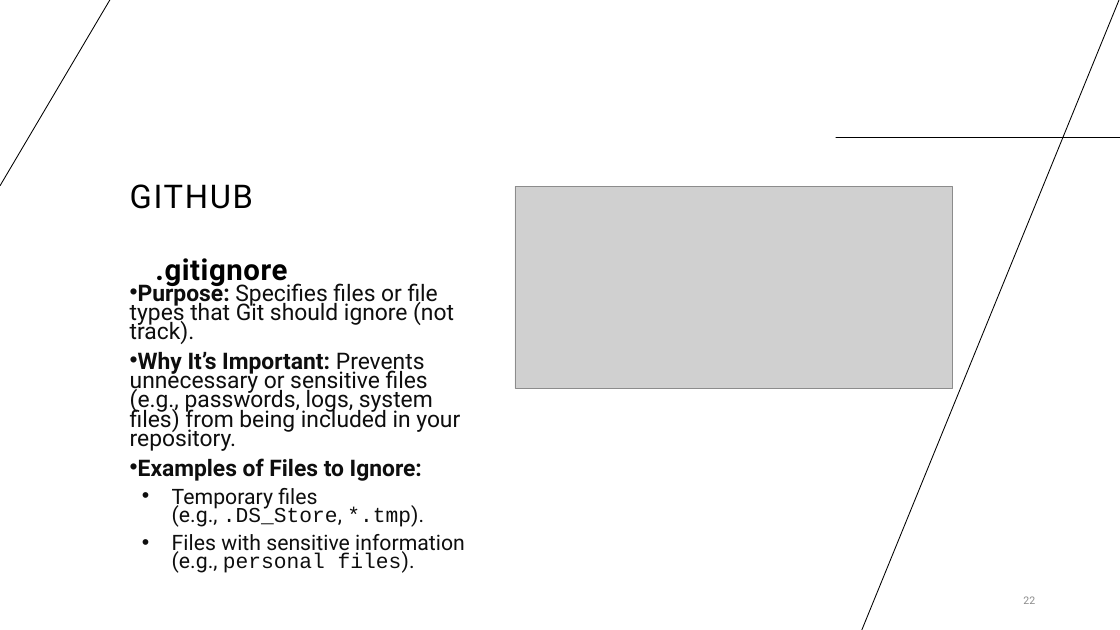
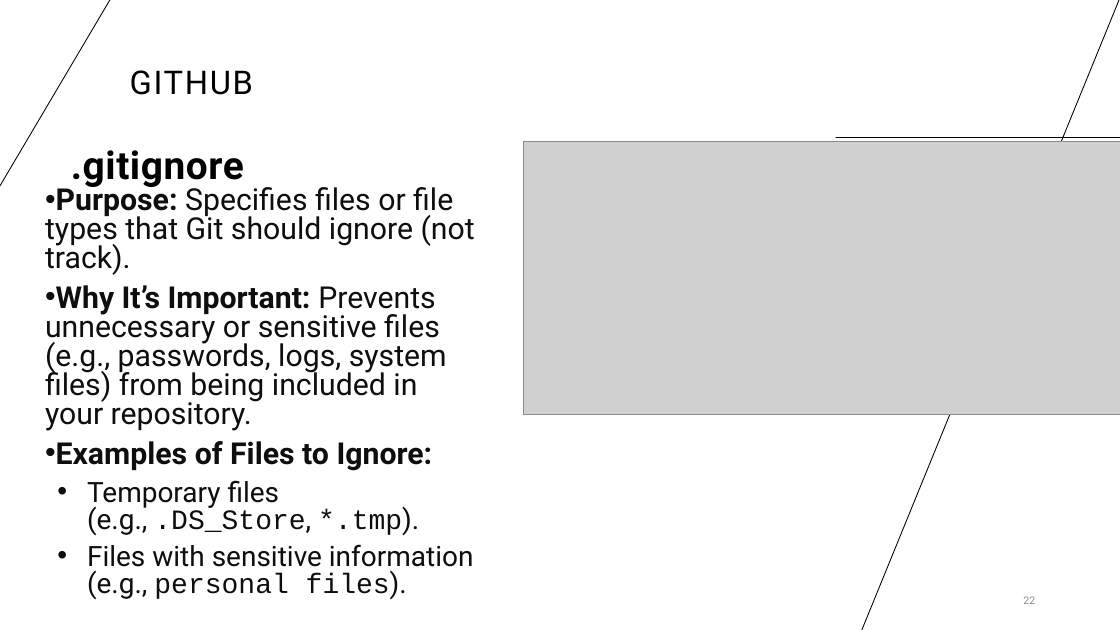
Before and after one commit to cassandra-hui/GitHub-Workshop, a slide deck: slide 22 of Day_1.pptx. Drawn at 1120x630 pixels with LibreOffice and Linux fonts; fonts in the diff are those of the drawing; grey boxes stand for pictures. Boxes give left, top, right and bottom in pixels: in the first picture for what was removed or moved away, otherwise in the second. Text is boxed around its words. In the diff, an @@ line names an element or a change of style, - is before the commit and + after.

Commit message:
Making text bigger on slides

```diff
--- a/Day_1.pptx
+++ b/Day_1.pptx
@@ title "GITHUB" moved from (x1=130, y1=184, x2=253, y2=209) to (x1=130, y1=70, x2=253, y2=95) @@
@@ text ".gitignore" moved from (x1=130, y1=258, x2=465, y2=573) to (x1=45, y1=150, x2=475, y2=599) @@
@@ text ".gitignore" at (x1=45, y1=150, x2=475, y2=599): size 25.2 to 33.3 pt in ".gitignore"; size 19.6 to 25.9 pt in "Purpose: Specifies files or file types that ...", "Why It’s Important: Prevents unnecessary or sensitive ...", "Examples of Files to Ignore:"; size 18.2 to 24.1 pt in "Temporary files (e.g., .DS_Store, *.tmp).", "Files with sensitive information (e.g., personal files)."; line spacing 0.8 to 0.9; line spacing 0.7 to 0.8 @@
@@ picture resized from (x1=515, y1=187, x2=953, y2=389) to (x1=523, y1=141, x2=1120, y2=414) @@
```
Also in this commit, not shown: 27 other slides changed.
